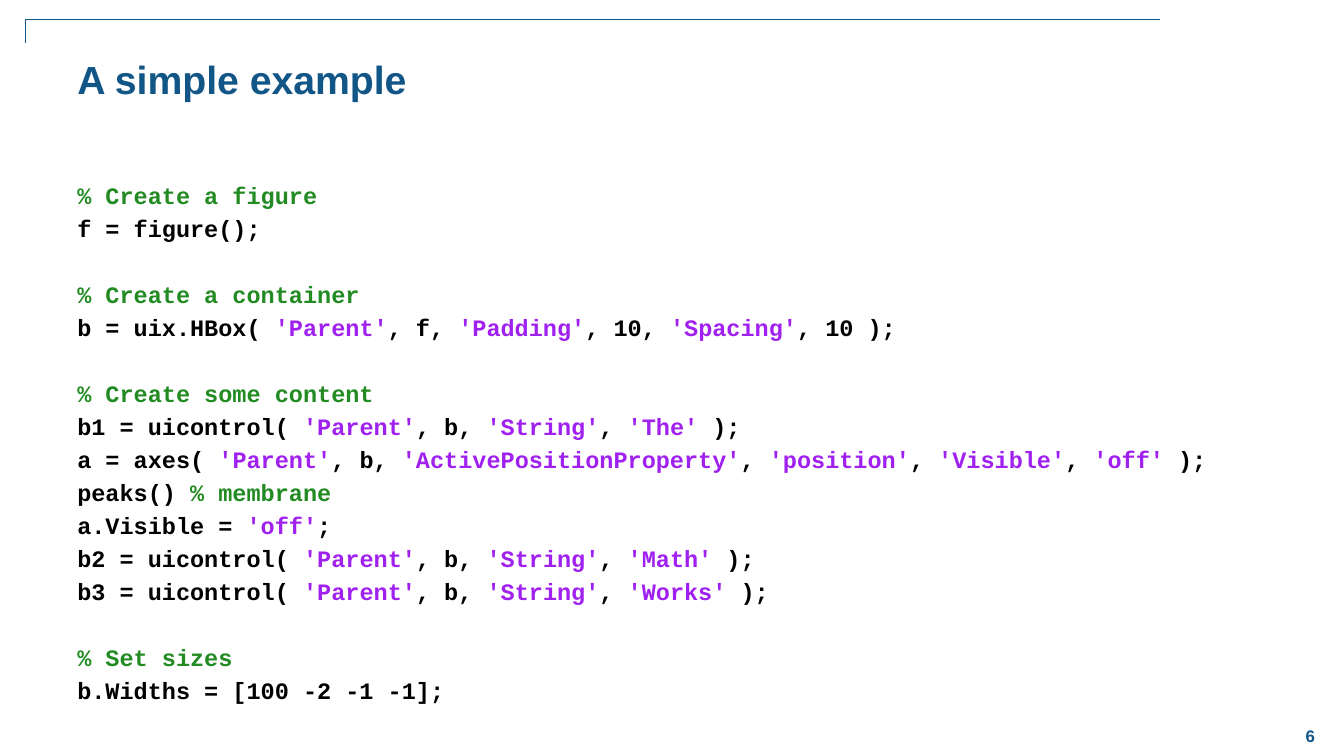
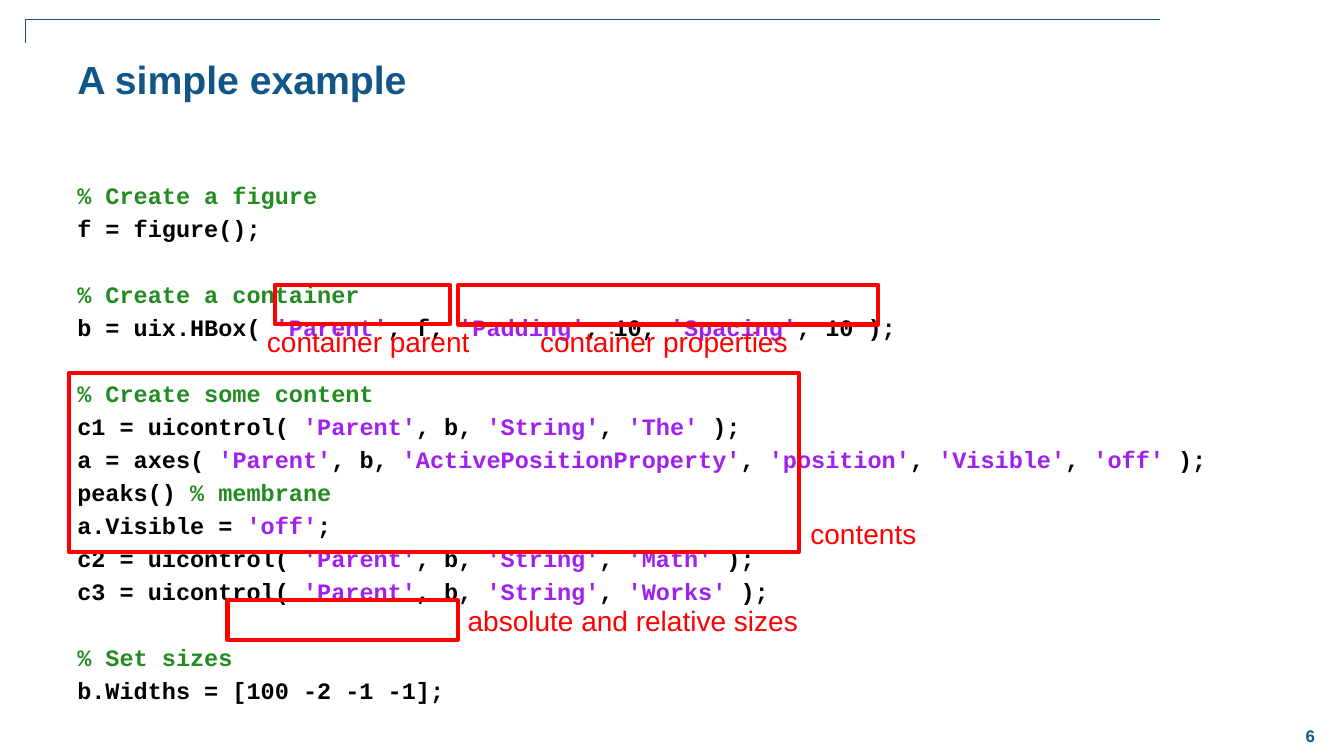
Before and after one commit to djmsampson/layout2, a slide deck: slide 6 of demos/GUI Layout Toolbox.pptx. Drawn at 1344x756 pixels with LibreOffice and Linux fonts; fonts in the diff are those of the drawing; background and template pictures are left out. Boxes give left, top, right and bottom in pixels: in the first picture for what was removed or moved away, otherwise in the second. Text is boxed around its words. In the diff, an @@ line names an element or a change of style, - is before the commit and + after.

```diff
--- a/demos/GUI Layout Toolbox.pptx
+++ b/demos/GUI Layout Toolbox.pptx
@@ rectangle added at (x1=275, y1=285, x2=450, y2=325), outline #FF0000 3 pt @@
@@ rectangle added at (x1=459, y1=285, x2=879, y2=325), outline #FF0000 3 pt @@
@@ text added at (x1=267, y1=330, x2=469, y2=357), 20 pt, text #FF0000 @@
+container parent
@@ text added at (x1=540, y1=330, x2=788, y2=357), 20 pt, text #FF0000 @@
+container properties
@@ rectangle added at (x1=69, y1=373, x2=799, y2=553), outline #FF0000 3 pt @@
@@ text at (x1=77, y1=418, x2=699, y2=440): text changed @@
-b1 = uicontrol( 'Parent', b, 'String', 'The' );
+c1 = uicontrol( 'Parent', b, 'String', 'The' );
@@ text added at (x1=810, y1=526, x2=916, y2=545), 20 pt, text #FF0000 @@
+contents
@@ text at (x1=77, y1=550, x2=727, y2=608): text changed @@
-b2 = uicontrol( 'Parent', b, 'String', 'Math' );
-b3 = uicontrol( 'Parent', b, 'String', 'Works' );
+c2 = uicontrol( 'Parent', b, 'String', 'Math' );
+c3 = uicontrol( 'Parent', b, 'String', 'Works' );
@@ rectangle added at (x1=228, y1=600, x2=458, y2=639), outline #FF0000 3 pt @@
@@ text added at (x1=468, y1=610, x2=798, y2=632), 20 pt, text #FF0000 @@
+absolute and relative sizes
```
Also in this commit, not shown: 2 other slides changed, 1 other file.
